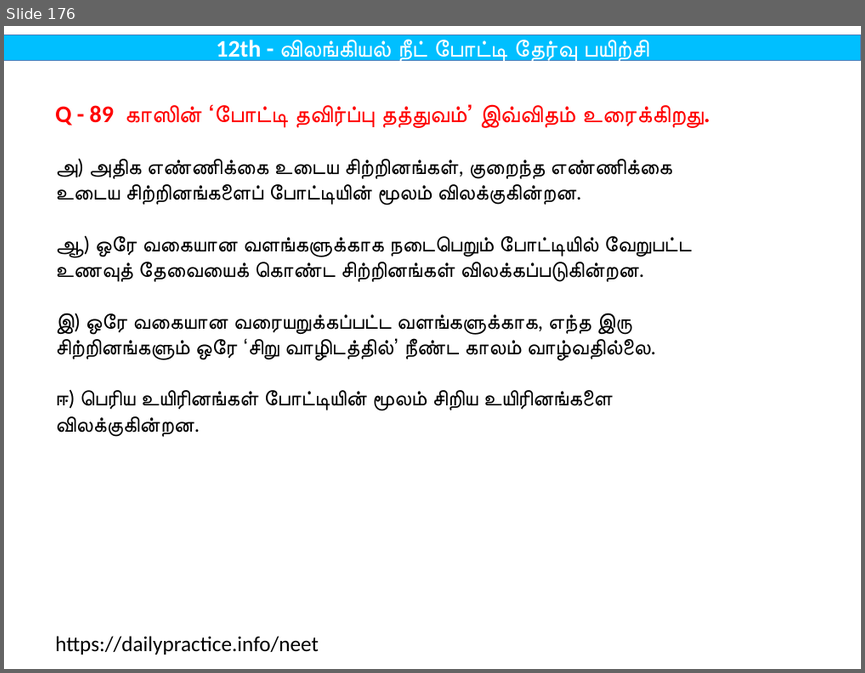
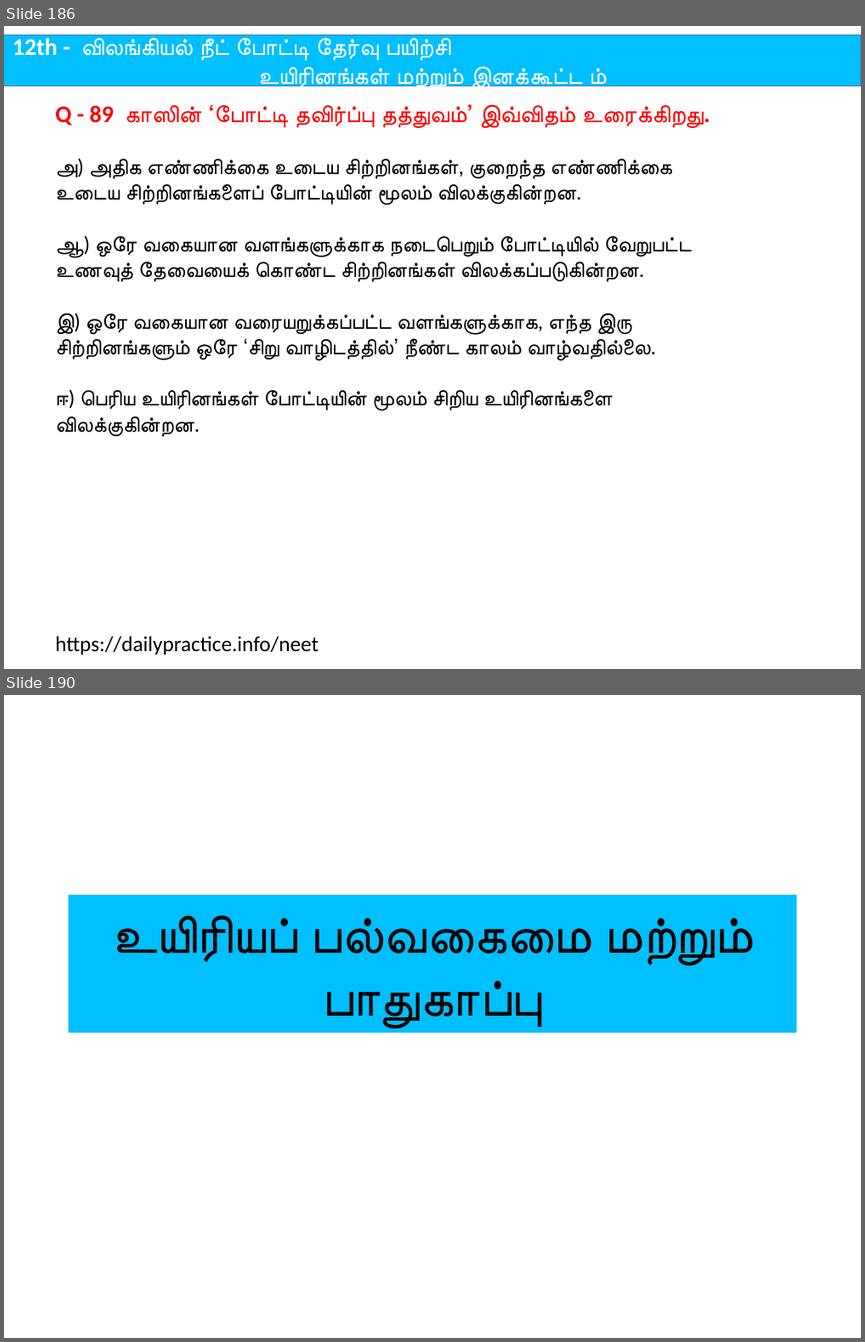
Before and after one commit to tvmani/tvmani.github.io, a slide deck: tamil_biology/12th_Bio_Zoology_Tamil.pptx. Shown one above the other, each under a label of ours: slide 176 before the commit, slides 186 and 190 after it; the slides between them are not shown. The pictures are 865x673 and 865x1342 pixels, drawn with LibreOffice and Linux fonts; fonts in the diff are those of the drawing. Boxes give left, top, right and bottom in pixels: in the first picture for what was removed or moved away, otherwise in the second. Text is boxed around its words. In the diff, an @@ line names an element or a change of style, - is before the commit and + after.

```diff
--- a/tamil_biology/12th_Bio_Zoology_Tamil.pptx
+++ b/tamil_biology/12th_Bio_Zoology_Tamil.pptx
@@ slide 190 added at (x1=4, y1=695, x2=861, y2=1338), background #FFFFFF @@
@@ title added at (x1=69, y1=895, x2=796, y2=1032), fill #00BFFF, 44 pt, text #000000 @@
+உயிரியப் பல்வகைமை மற்றும் பாதுகாப்பு
@@ what was slide 176 is now slide 186 @@
@@ slide 186 changed as well @@
@@ rectangle "12th - விலங்கியல் நீட் போட்டி ..." resized from (x1=4, y1=34, x2=861, y2=60) to (x1=4, y1=34, x2=861, y2=86) @@
@@ text in rectangle at (x1=12, y1=38, x2=603, y2=91): text changed @@
-12th - விலங்கியல் நீட் போட்டி தேர்வு பயிற்சி
+12th - விலங்கியல் நீட் போட்டி தேர்வு பயிற்சி
+உயிரினங்கள் மற்றும் இனக்கூட்ட ம்
```
Also in this commit, not shown: 218 other slides changed, 11 other slides added, 4 other files.
